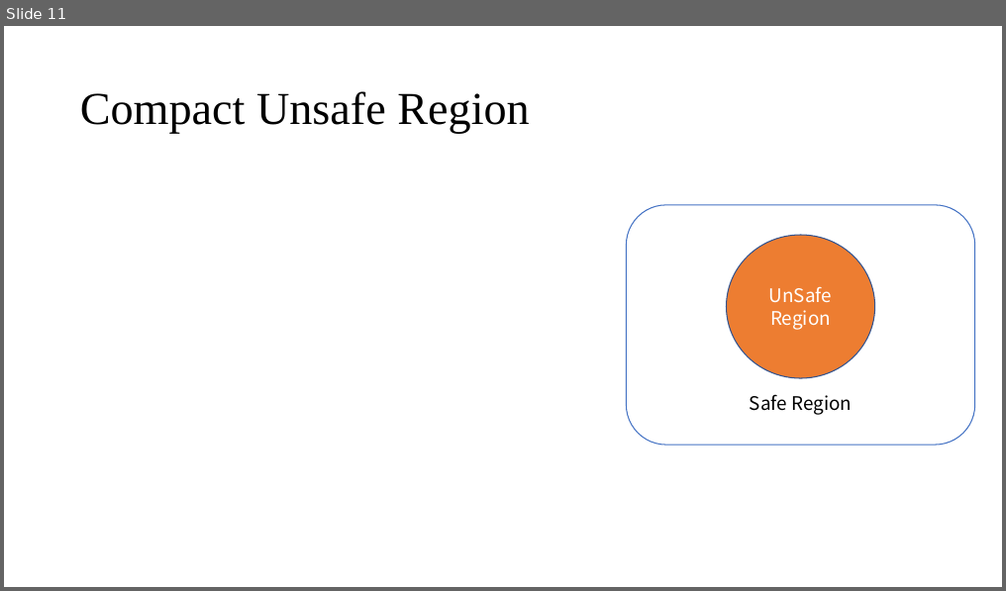
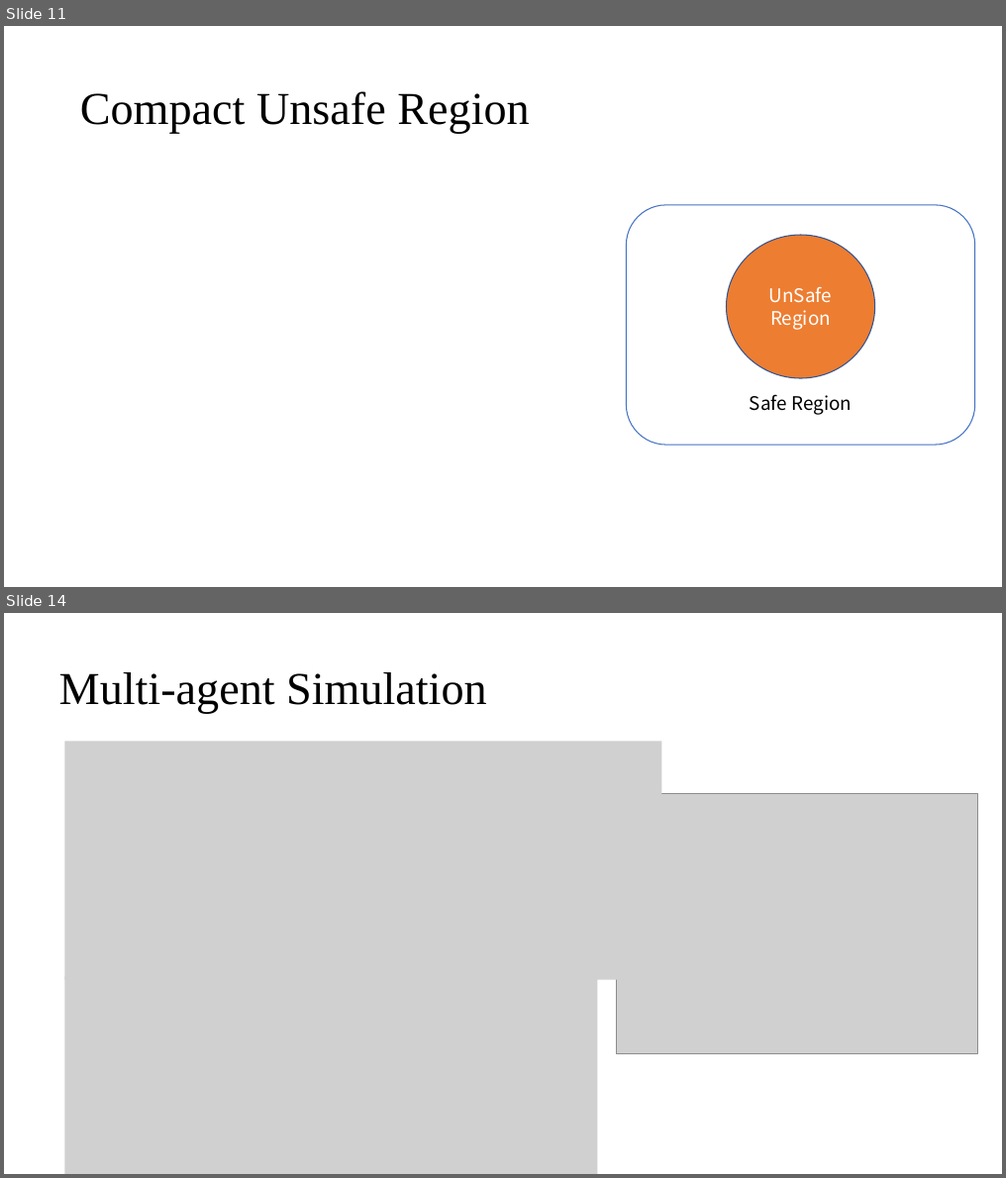
Before and after one commit to tcy1998/consensus-cbf, a slide deck: CBF_verify/CBF_verify.pptx. Shown one above the other, each under a label of ours: slide 11 before the commit, slides 11 and 14 after it; the slides between them are not shown. The pictures are 1006x591 and 1006x1178 pixels, drawn with LibreOffice and Linux fonts; fonts in the diff are those of the drawing; grey boxes stand for pictures. Boxes give left, top, right and bottom in pixels: in the first picture for what was removed or moved away, otherwise in the second. Text is boxed around its words. In the diff, an @@ line names an element or a change of style, - is before the commit and + after.

```diff
--- a/CBF_verify/CBF_verify.pptx
+++ b/CBF_verify/CBF_verify.pptx
@@ slide 14 added at (4,613,1002,1174), background #FFFFFF @@
@@ title added at (59,672,487,714), 44 pt, text #000000 @@
+Multi-agent Simulation
@@ picture added at (64,741,662,980) @@
@@ picture added at (617,793,978,1054) @@
@@ picture added at (64,977,597,1174) @@
```
Also in this commit, not shown: 4 slides changed, 8 other slides added, 2 slides removed, 12 other files.
